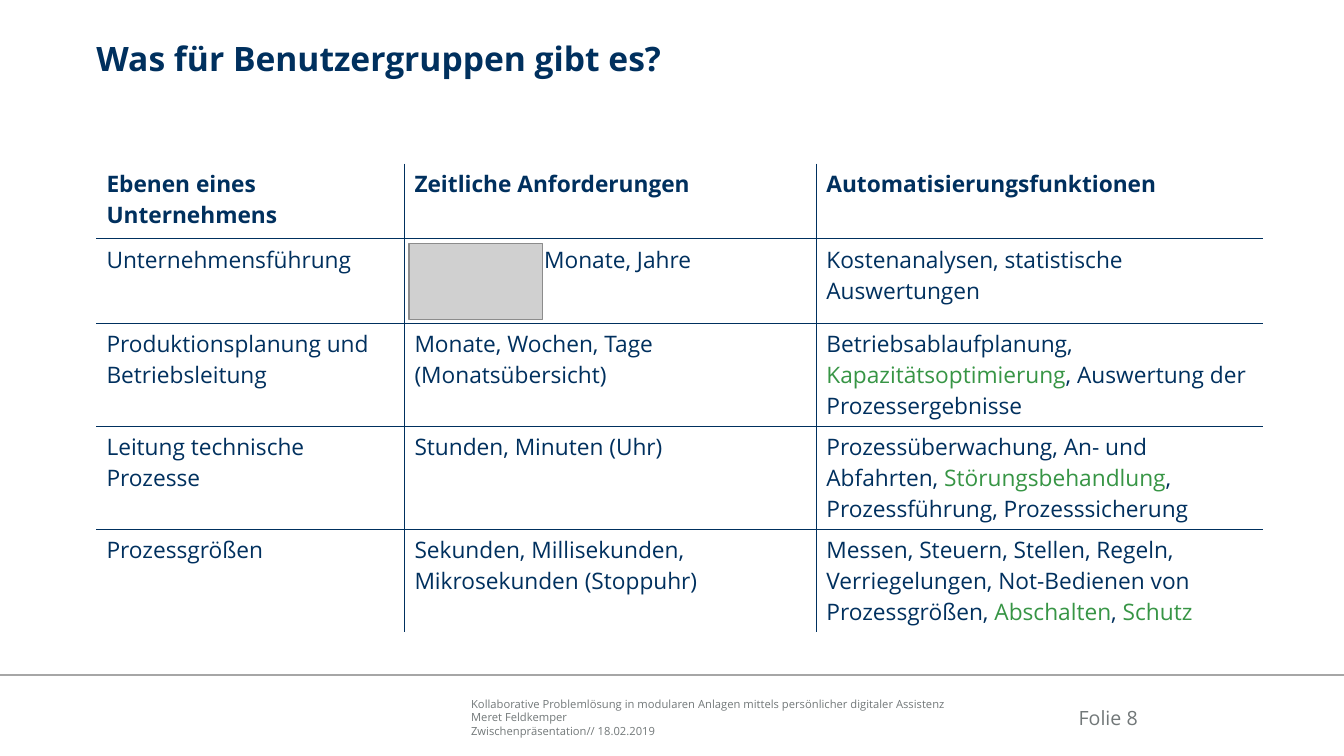
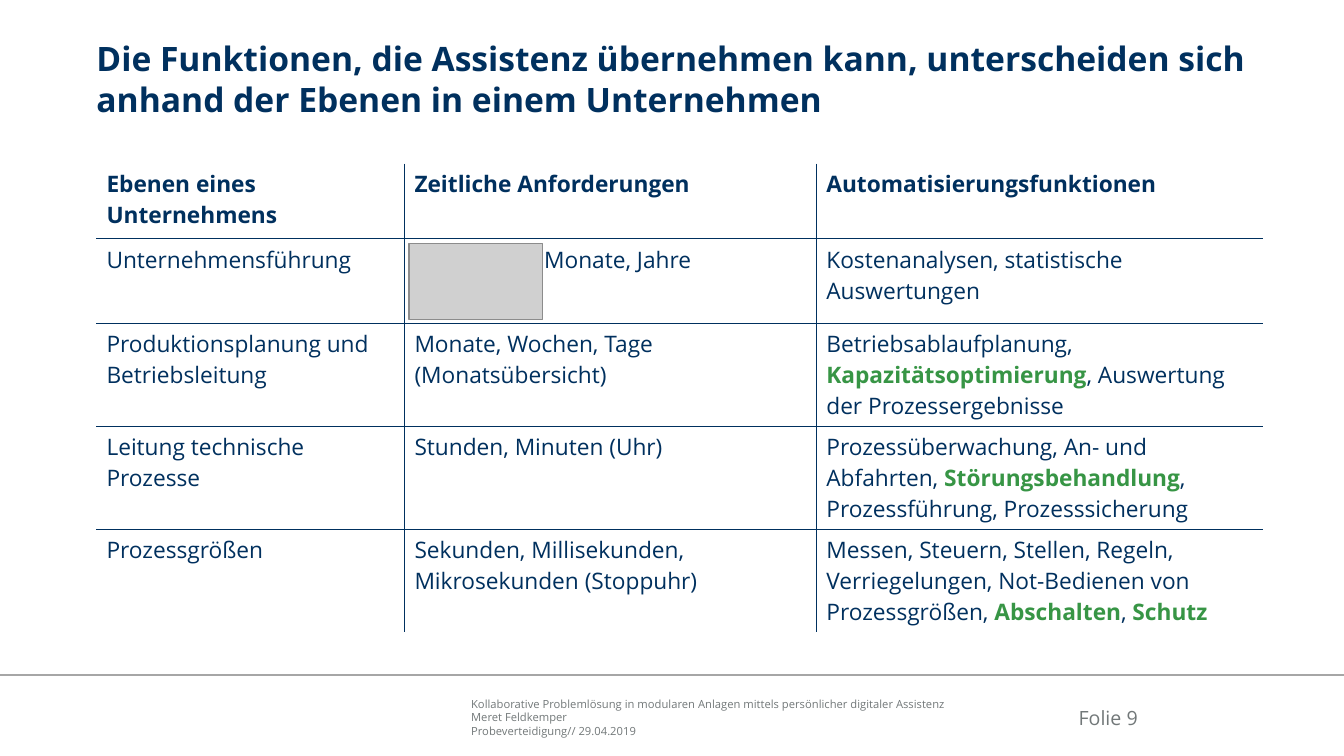
Before and after one commit to Ral3007/Diplomarbeit, a slide deck: slide 9 of Dokumente/Präsentationen/2019-04-29_DA_Feldkemper_Probeverteidigung.pptx (slide 8 before the commit). Drawn at 1344x756 pixels with LibreOffice and Linux fonts; fonts in the diff are those of the drawing; grey boxes stand for pictures; background and template pictures are left out. Boxes give left, top, right and bottom in pixels: in the first picture for what was removed or moved away, otherwise in the second. Text is boxed around its words. In the diff, an @@ line names an element or a change of style, - is before the commit and + after.

```diff
--- a/Dokumente/Präsentationen/2019-04-29_DA_Feldkemper_Probeverteidigung.pptx
+++ b/Dokumente/Präsentationen/2019-04-29_DA_Feldkemper_Probeverteidigung.pptx
@@ title at <box>96,45,1244,113</box>: text changed @@
-Was für Benutzergruppen gibt es?
+Die Funktionen, die Assistenz übernehmen kann, unterscheiden sich anhand der Ebenen in einem Unternehmen
@@ table at <box>97,163,1264,630</box> @@
@@ bold on in "Kapazitätsoptimierung,", "Störungsbehandlung,", "Abschalten, Schutz" @@
@@ page number at <box>1079,710,1138,725</box>: text changed @@
-Folie 8
+Folie 9
@@ text at <box>471,726,636,738</box>: text changed @@
-Zwischenpräsentation// 18.02.2019
+Probeverteidigung// 29.04.2019
```
Also in this commit, not shown: 23 other slides changed, 9 slides added, 4 slides removed, 16 other files.
